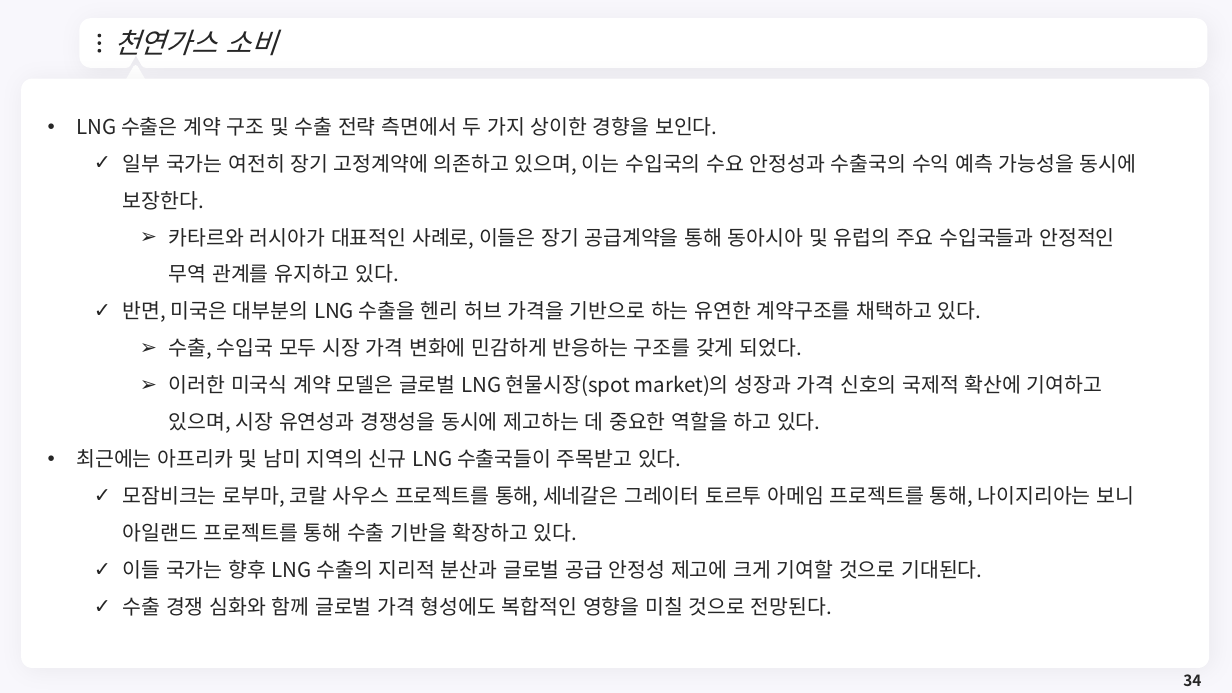
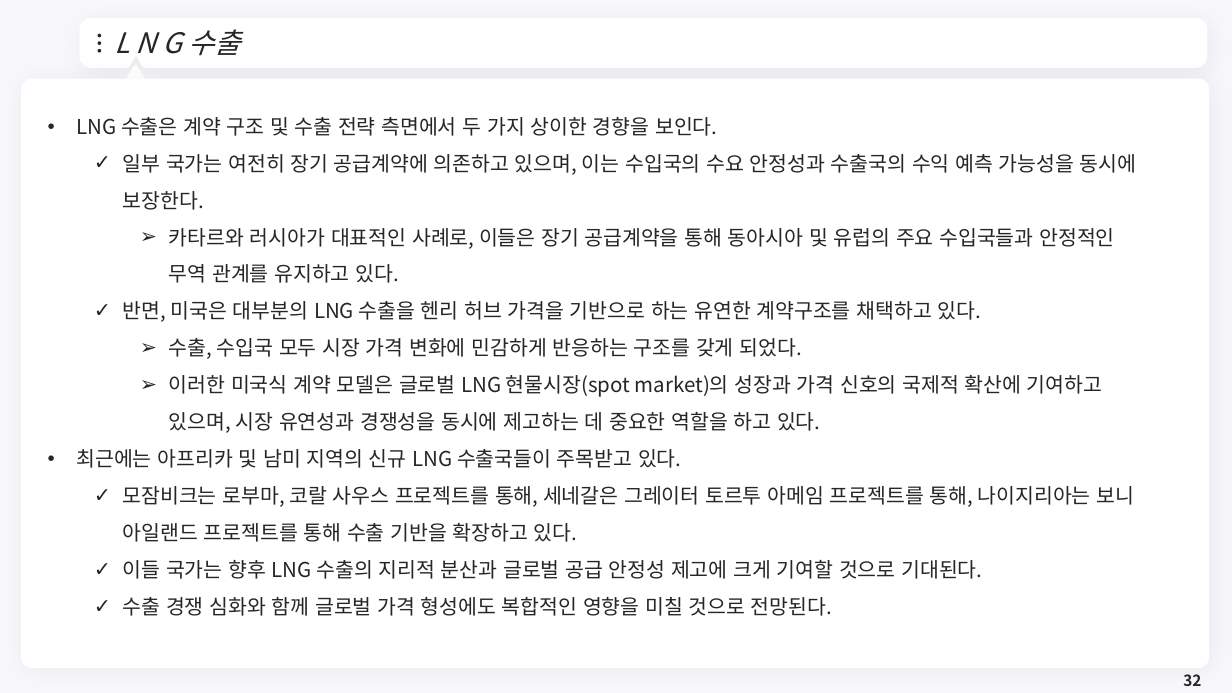
Before and after one commit to meandthey/Teaching, a slide deck: slide 32 of 에너지경제학/자원에너지경제학_Chapter_4 (가스).pptx (slide 34 before the commit). Drawn at 1232x693 pixels with LibreOffice and Linux fonts; fonts in the diff are those of the drawing; background and template pictures are left out. Boxes give left, top, right and bottom in pixels: in the first picture for what was removed or moved away, otherwise in the second. Text is boxed around its words. In the diff, an @@ line names an element or a change of style, - is before the commit and + after.

```diff
--- a/에너지경제학/자원에너지경제학_Chapter_4 (가스).pptx
+++ b/에너지경제학/자원에너지경제학_Chapter_4 (가스).pptx
@@ title at box(114, 29, 240, 56): text changed @@
-천연가스 소비
+L N G 수출
@@ text at box(123, 154, 1137, 210): text changed @@
-  ✓ 일부 국가는 여전히 장기 고정계약에 의존하고 있으며, 이는 수입국의 수요 안정성과 수출국의 수익 예측 가능성을 동시에 보장한다.
+  ✓ 일부 국가는 여전히 장기 공급계약에 의존하고 있으며, 이는 수입국의 수요 안정성과 수출국의 수익 예측 가능성을 동시에 보장한다.
@@ page number at box(1183, 674, 1201, 686): text changed @@
-34
+32
```
Also in this commit, not shown: 19 other slides changed, 2 slides removed, 1 other file.
